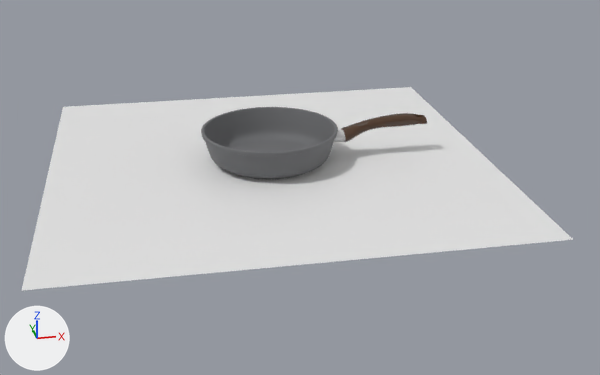
The Blender file blender/kavkaz_2926.blend, before and after one commit.
Before and after are seen from a 50 mm lens placed at (-2.24, -14.99, 6.09), pointed at (0.51, -0.46, -0.42). Every picture has the same lights, and +X, +Y and +Z are marked at lower left.

Names of what the first picture shows: 'Plane', 'handle_02r', 'traditional_d26'.
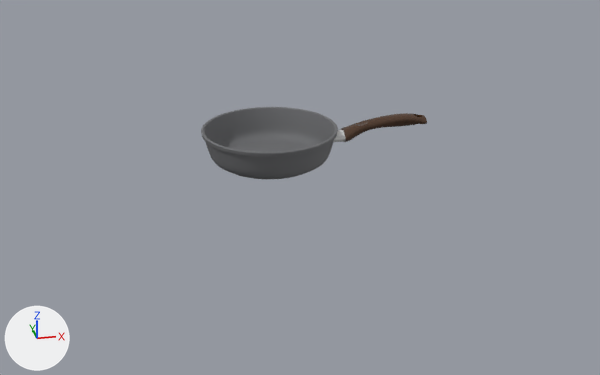
Changed parts and their boxes (x1, y1, x2, y2) in the pictures (600 x 375 px):
'Plane', hidden: before (22, 87, 573, 290)

What the commit changed:
Object 'Plane' (ob_plane) is now hidden.
